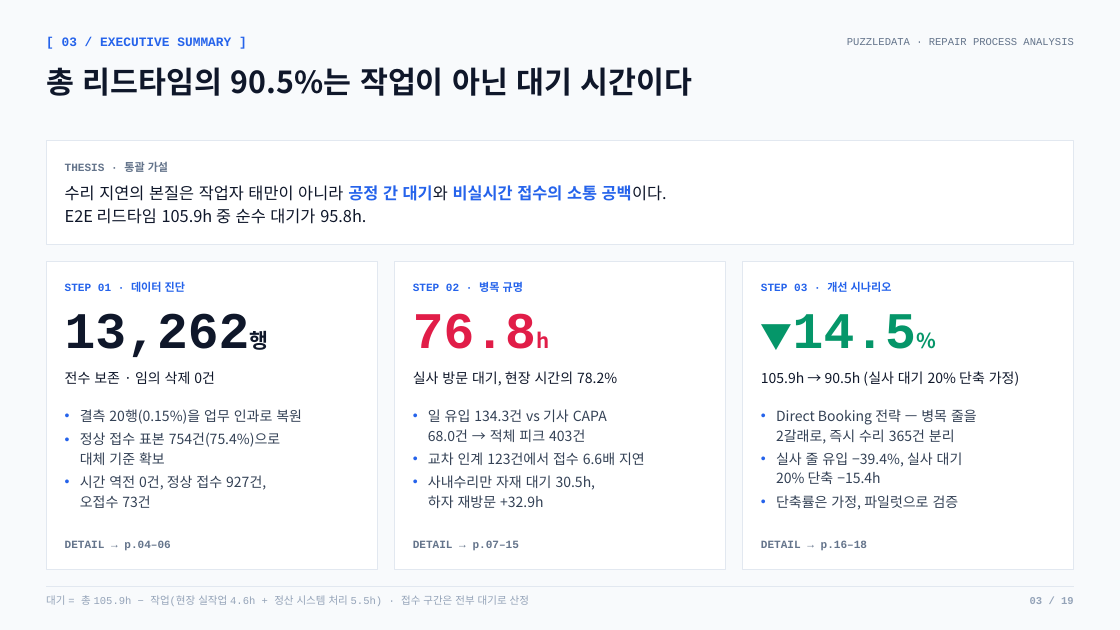
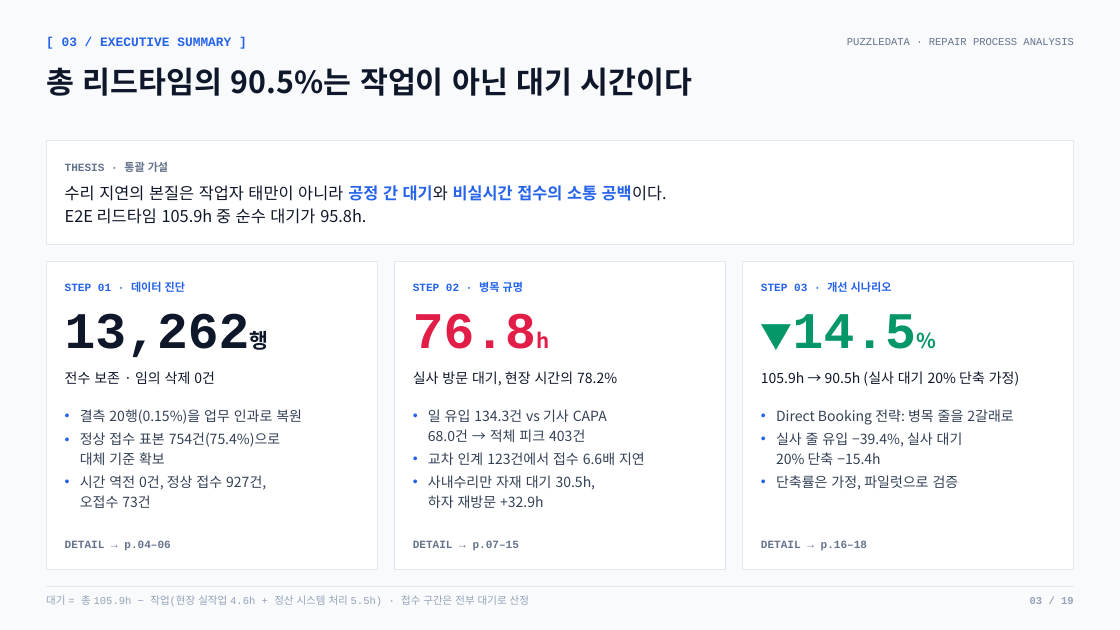
Before and after one commit to nus1245/puzzle_data, a slide deck: slide 3 of outputs/pptx/puzzledata_repair_report.pptx. Drawn at 1120x630 pixels with LibreOffice and Linux fonts; fonts in the diff are those of the drawing. Boxes give left, top, right and bottom in pixels: in the first picture for what was removed or moved away, otherwise in the second. Text is boxed around its words. In the diff, an @@ line names an element or a change of style, - is before the commit and + after.

```diff
--- a/outputs/pptx/puzzledata_repair_report.pptx
+++ b/outputs/pptx/puzzledata_repair_report.pptx
@@ text at [776, 409, 1013, 425]: text changed @@
-• Direct Booking 전략 — 병목 줄을
-  2갈래로, 즉시 수리 365건 분리
+• Direct Booking 전략: 병목 줄을 2갈래로
```
Also in this commit, not shown: 3 other files.
